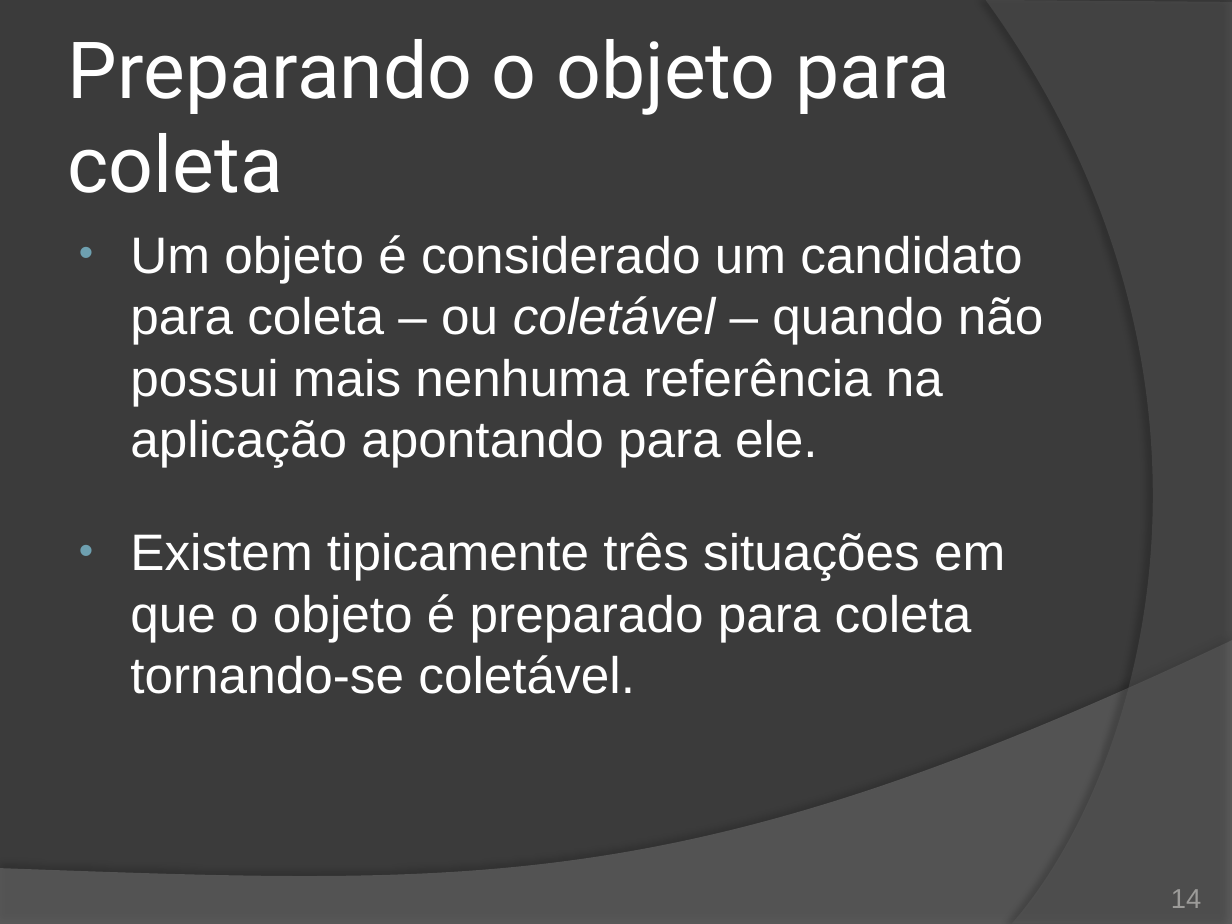
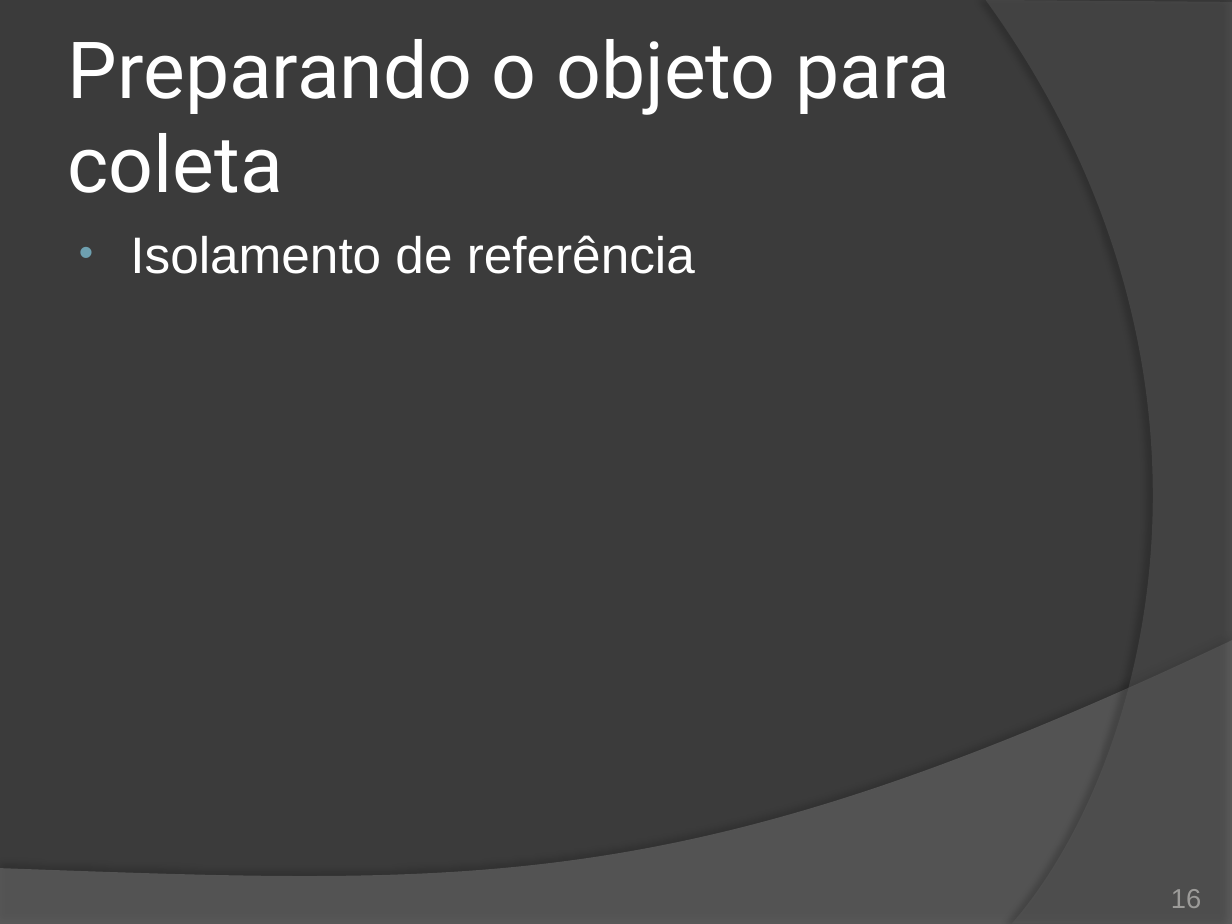
Before and after one commit to duchesqui/slzvieira-training, a slide deck: slide 16 of 2-Java-Programmer-Modulo-II/11.Capitulo05.pptx (slide 14 before the commit). Drawn at 1232x924 pixels with LibreOffice and Linux fonts; fonts in the diff are those of the drawing. Boxes give left, top, right and bottom in pixels: in the first picture for what was removed or moved away, otherwise in the second. Text is boxed around its words. In the diff, an @@ line names an element or a change of style, - is before the commit and + after.

```diff
--- a/2-Java-Programmer-Modulo-II/11.Capitulo05.pptx
+++ b/2-Java-Programmer-Modulo-II/11.Capitulo05.pptx
@@ text at (130, 235, 695, 274): text changed @@
-• Um objeto é considerado um candidato para coleta – ou coletável – quando não possui mais nenhuma referência na aplicação apontando para ele.
-• Existem tipicamente três situações em que o objeto é preparado para coleta tornando-se coletável.
+• Isolamento de referência
@@ page number at (1171, 889, 1201, 908): text changed @@
-14
+16
```
Also in this commit, not shown: 1 other slide changed, 2 slides added.
